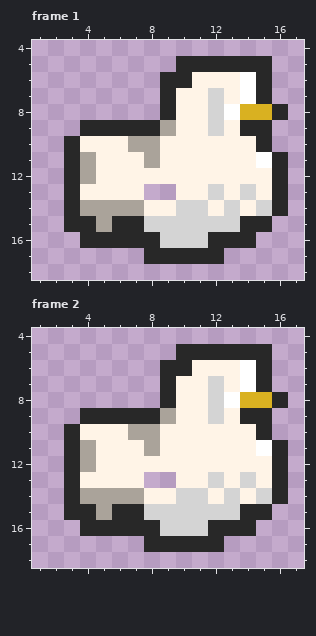
Edited in one commit: pixel-art file (pictures/latest_checked/sprite sheets/aseprite/chicken.aseprite). Above is the file before it was changed.
20x19 pixels, 11 frames. Shown: frame 1: x 1..17, y 4..18; frame 2: x 1..17, y 4..18. The commit also changed other frames, which this record leaves out.
New version:
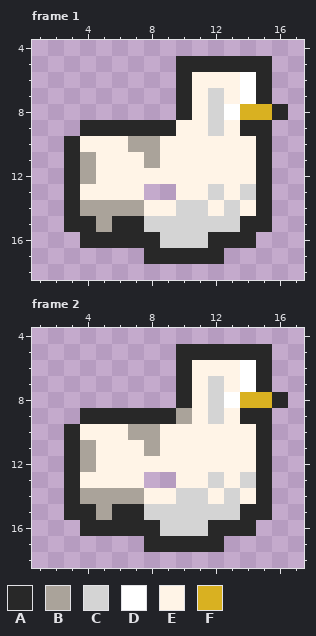
Palette (. is transparent): A #282828  B #aaa39a  C #d4d4d4  D #ffffff  E #fff4e7  F #d9b121
Log entry: chicken particles & tweaking for chicken for legal reason
What changed:
--- frame 1, layer "body"
@@ x 7..17 @@
  5 ...AAAAAA..
- 6 ..AAEEEDA..
- 7 ..AEECEDA..
- 8 ..AEECDFFA.
- 9 AABEECEAA..
+ 6 ...AEEEDA..
+ 7 ...AECEDA..
+ 8 ...AECDFFA.
+ 9 AAAEECEAA..
 10 BBEEEEEEA..
-11 EBEEEEEEDA.
-12 EEEEEEEEEA.
-13 E..EECECEA.
-14 BEECCECECA.
+11 EBEEEEEEA..
+12 EEEEEEEEA..
+13 E..EECECA..
+14 BEECCECEA..
 15 ACCCCCCAA..
--- frame 2, layer "body"
@@ x 7..17 @@
  5 ...AAAAAA..
- 6 ..AAEEEDA..
- 7 ..AEECEDA..
- 8 ..AEECDFFA.
- 9 AABEECEAA..
+ 6 ...AEEEDA..
+ 7 ...AECEDA..
+ 8 ...AECDFFA.
+ 9 AAABECEAA..
 10 BBEEEEEEA..
-11 EBEEEEEEDA.
-12 EEEEEEEEEA.
-13 E..EECECEA.
-14 BEECCECECA.
+11 EBEEEEEEA..
+12 EEEEEEEEA..
+13 E..EECECA..
+14 BEECCECEA..
 15 ACCCCCCAA..
